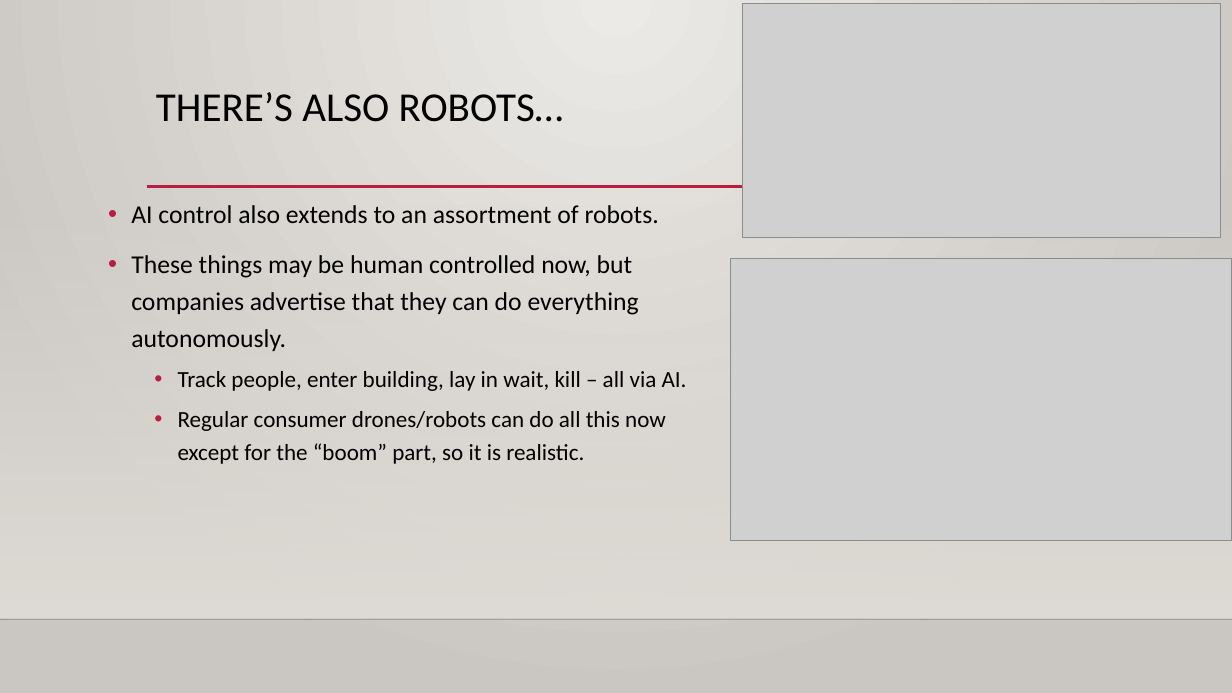
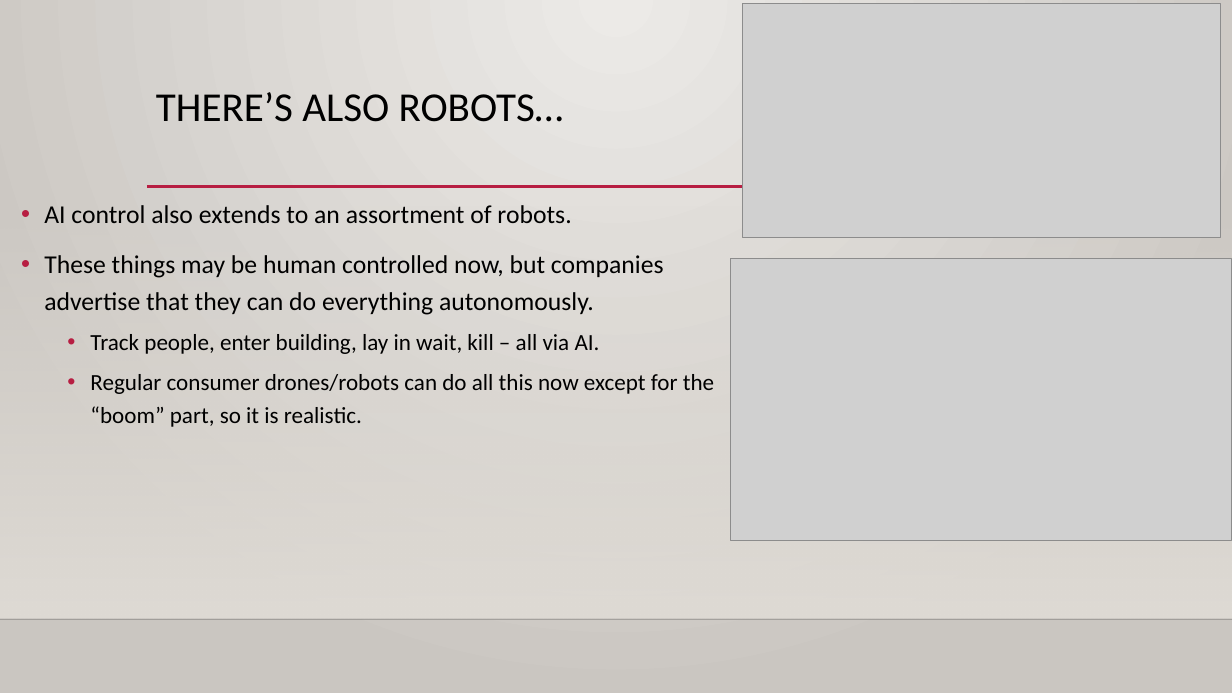
Before and after one commit to AkeemSemperDataScience/Intro_to_Machine_Learning_Students, a slide deck: slide 4 of reference_content/Slides/transfer_learn.pptx. Drawn at 1232x693 pixels with LibreOffice and Linux fonts; fonts in the diff are those of the drawing; grey boxes stand for pictures; background and template pictures are left out. Boxes give left, top, right and bottom in pixels: in the first picture for what was removed or moved away, otherwise in the second. Text is boxed around its words. In the diff, an @@ line names an element or a change of style, - is before the commit and + after.

```diff
--- a/reference_content/Slides/transfer_learn.pptx
+++ b/reference_content/Slides/transfer_learn.pptx
@@ text "AI control also extends to ..." rewrapped from (131, 205, 687, 464) to (44, 205, 714, 427) @@
```
Also in this commit, not shown: 2 other slides changed, 2 slides added, 2 other files.
